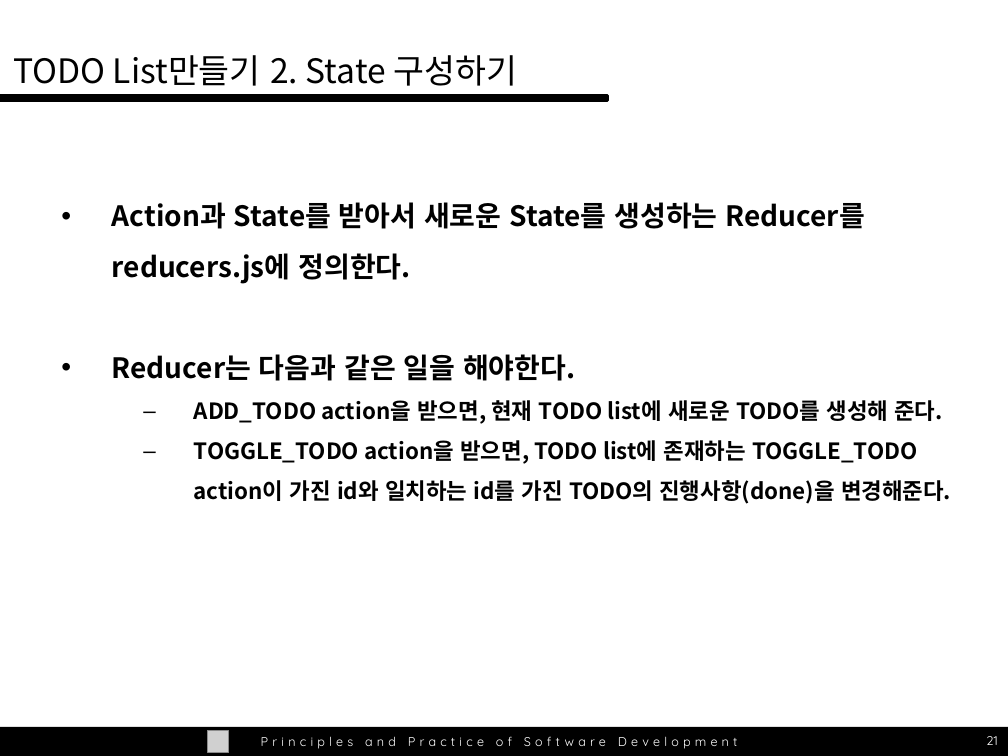
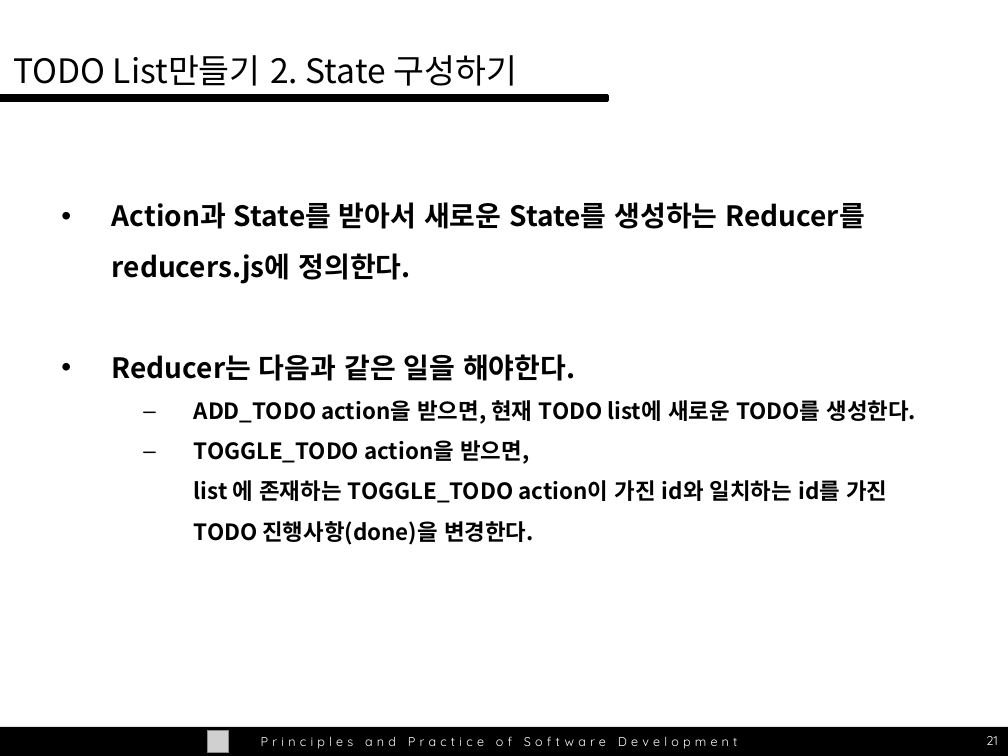
Before and after one commit to wlxyzlw/swpp201701, a slide deck: slide 21 of ta-session/swpp_04.10_redux.pptx. Drawn at 1008x756 pixels with LibreOffice and Linux fonts; fonts in the diff are those of the drawing; grey boxes stand for pictures. Boxes give left, top, right and bottom in pixels: in the first picture for what was removed or moved away, otherwise in the second. Text is boxed around its words. In the diff, an @@ line names an element or a change of style, - is before the commit and + after.

```diff
--- a/ta-session/swpp_04.10_redux.pptx
+++ b/ta-session/swpp_04.10_redux.pptx
@@ text at [194,400,917,545]: text changed @@
-  – ADD_TODO action을 받으면, 현재 TODO list에 새로운 TODO를 생성해 준다.
-  – TOGGLE_TODO action을 받으면, TODO list에 존재하는 TOGGLE_TODO action이 가진 id와 일치하는 id를 가진 TODO의 진행사항(done)을 변경해준다.
+  – ADD_TODO action을 받으면, 현재 TODO list에 새로운 TODO를 생성한다.
+  – TOGGLE_TODO action을 받으면,
+    list 에 존재하는 TOGGLE_TODO action이 가진 id와 일치하는 id를 가진
+    TODO 진행사항(done)을 변경한다.
```
Also in this commit, not shown: 29 other slides changed, 1 slide removed.
